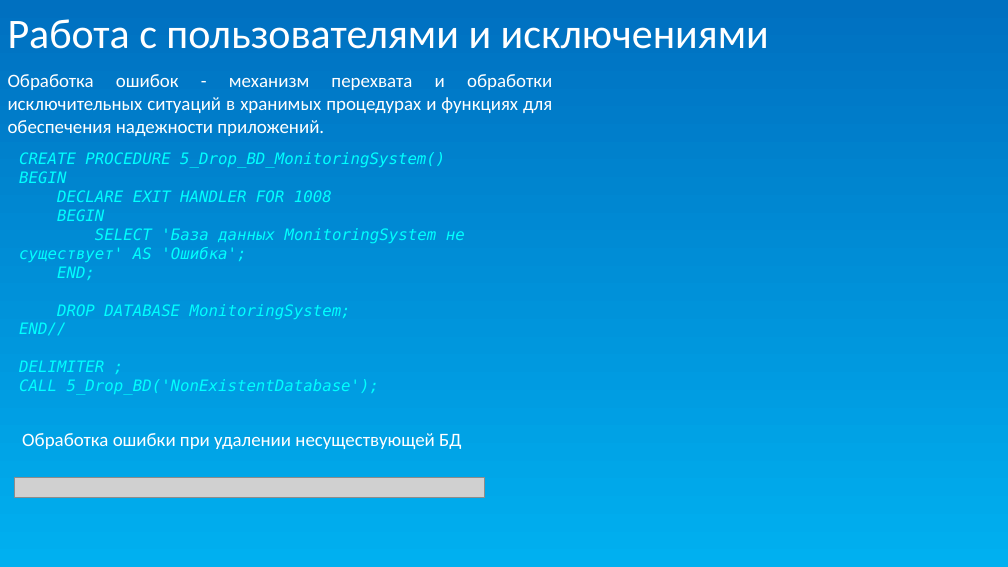
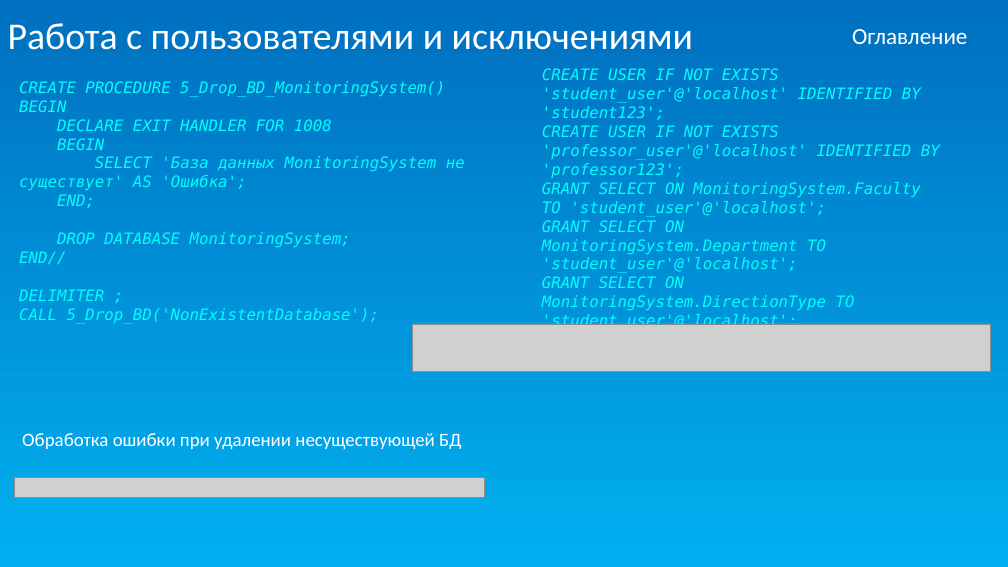
Before and after one commit to Dima-Shum/All_Documents_UP11, a slide deck: slide 11 of Шумов Д защита УП.pptx. Drawn at 1008x567 pixels with LibreOffice and Linux fonts; fonts in the diff are those of the drawing; grey boxes stand for pictures. Boxes give left, top, right and bottom in pixels: in the first picture for what was removed or moved away, otherwise in the second. Text is boxed around its words. In the diff, an @@ line names an element or a change of style, - is before the commit and + after.

```diff
--- a/Шумов Д защита УП.pptx
+++ b/Шумов Д защита УП.pptx
@@ title "Работа с пользователями и исключениями" at bbox=[8, 23, 693, 50]: size 40 to 36 pt @@
@@ text added at bbox=[852, 29, 967, 44], 22 pt, text #FFFFFF @@
+Оглавление
@@ text removed at bbox=[8, 74, 552, 136] @@
-Обработка ошибок - механизм перехвата и обработки исключительных ситуаций в хранимых процедурах и функциях для обеспечения надежности приложений.
@@ text "CREATE PROCEDURE 5_Drop_BD_MonitoringSystem()": place and size @@
-text "CREATE PROCEDURE 5_Drop_BD_MonitoringSystem()" at bbox=[19, 152, 465, 395]
+text "CREATE PROCEDURE 5_Drop_BD_MonitoringSystem()" at bbox=[19, 81, 465, 324]
@@ text added at bbox=[542, 68, 940, 330], 15 pt, text #00FFFF, italic @@
+CREATE USER IF NOT EXISTS 'student_user'@'localhost' IDENTIFIED BY 'student123';
+CREATE USER IF NOT EXISTS 'professor_user'@'localhost' IDENTIFIED BY 'professor123';
+GRANT SELECT ON MonitoringSystem.Faculty TO 'student_user'@'localhost';
+GRANT SELECT ON MonitoringSystem.Department TO 'student_user'@'localhost';
+GRANT SELECT ON MonitoringSystem.DirectionType TO 'student_user'@'localhost';
+...
@@ picture added at bbox=[413, 324, 991, 372] @@
```
Also in this commit, not shown: 14 other slides changed, 1 slide added, 1 slide removed.
